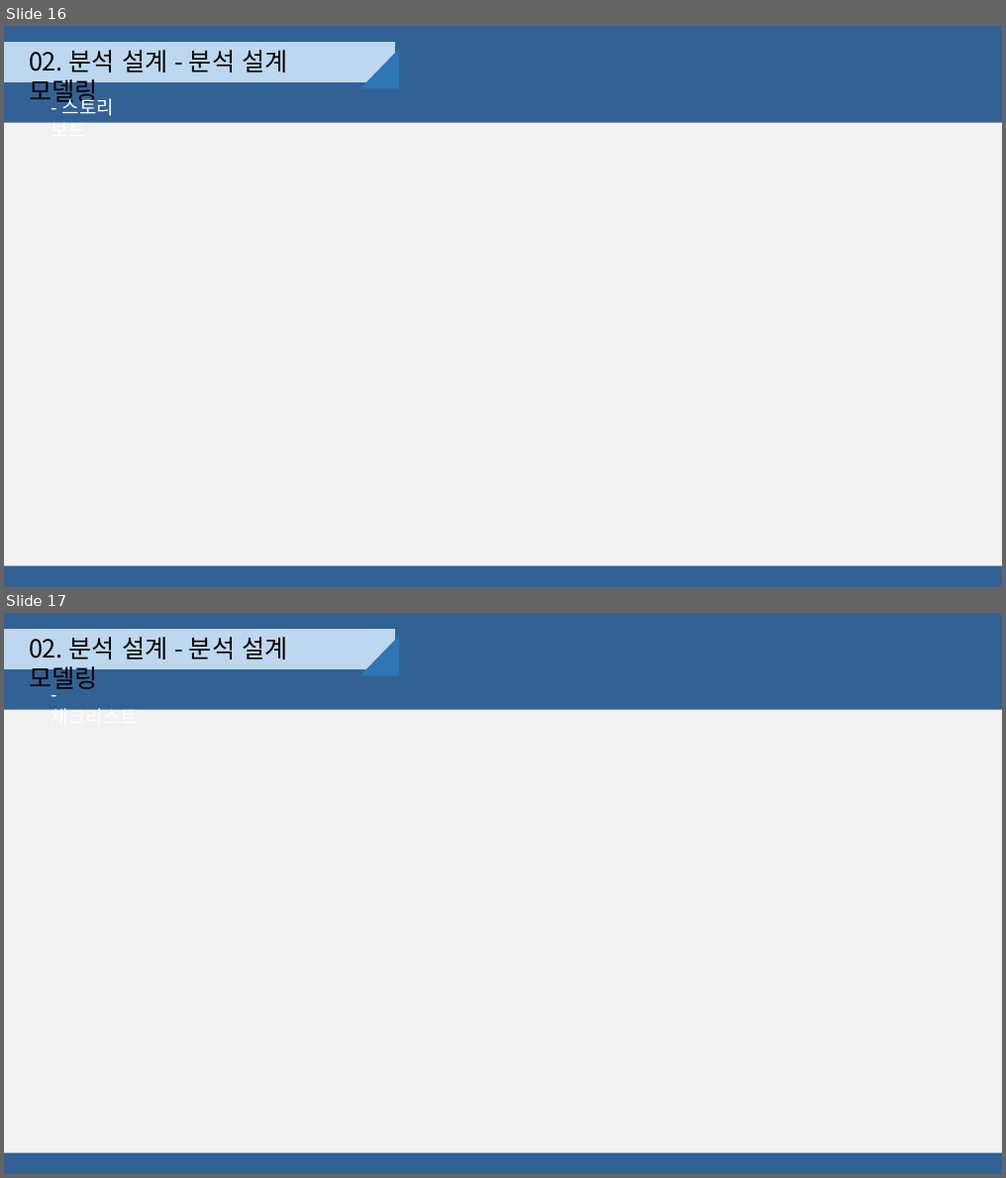
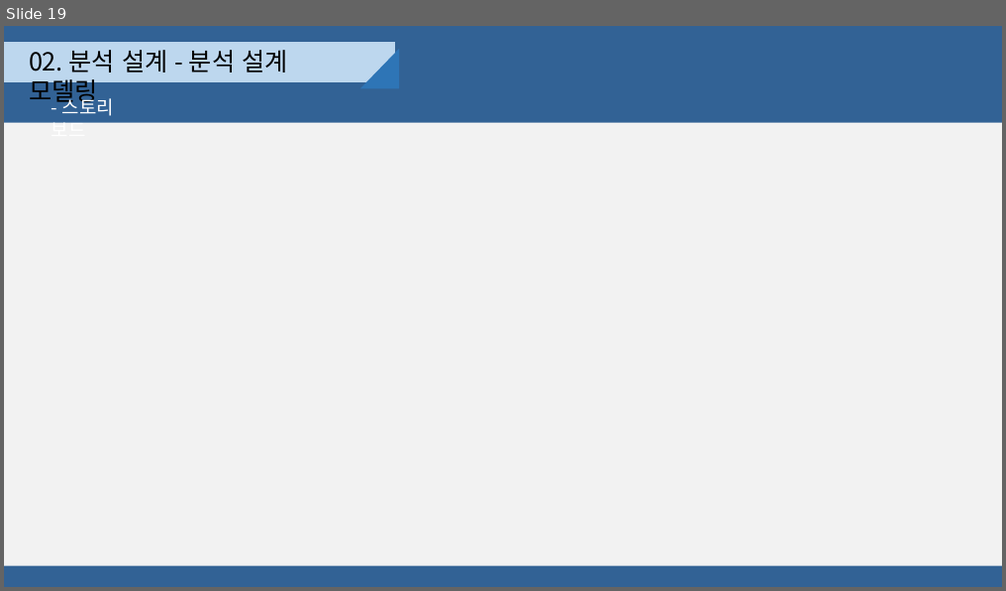
Before and after one commit to djyoon956/OWL_Refactoring, a slide deck: 4조/발표영상 및 PPT/OWL.pptx. Shown one above the other, each under a label of ours: slides 16 and 17 before the commit, slide 19 after it. The pictures are 1006x1178 and 1006x591 pixels, drawn with LibreOffice and Linux fonts; fonts in the diff are those of the drawing. Boxes give left, top, right and bottom in pixels: in the first picture for what was removed or moved away, otherwise in the second. Text is boxed around its words. In the diff, an @@ line names an element or a change of style, - is before the commit and + after.

```diff
--- a/4조/발표영상 및 PPT/OWL.pptx
+++ b/4조/발표영상 및 PPT/OWL.pptx
@@ slide 17 removed at (4, 613, 1002, 1174), background #326295 @@
@@ rectangle removed at (4, 630, 394, 669) @@
@@ text removed at (29, 637, 287, 689) @@
-02. 분석 설계 - 분석 설계 모델링
@@ right triangle removed at (360, 636, 399, 676) @@
@@ rectangle removed at (4, 710, 1002, 1154) @@
@@ text removed at (52, 704, 138, 710) @@
-- 체크리스트
@@ what was slide 16 is now slide 19 @@
```
Also in this commit, not shown: 11 slides changed, 3 slides added, 5 other slides removed.
